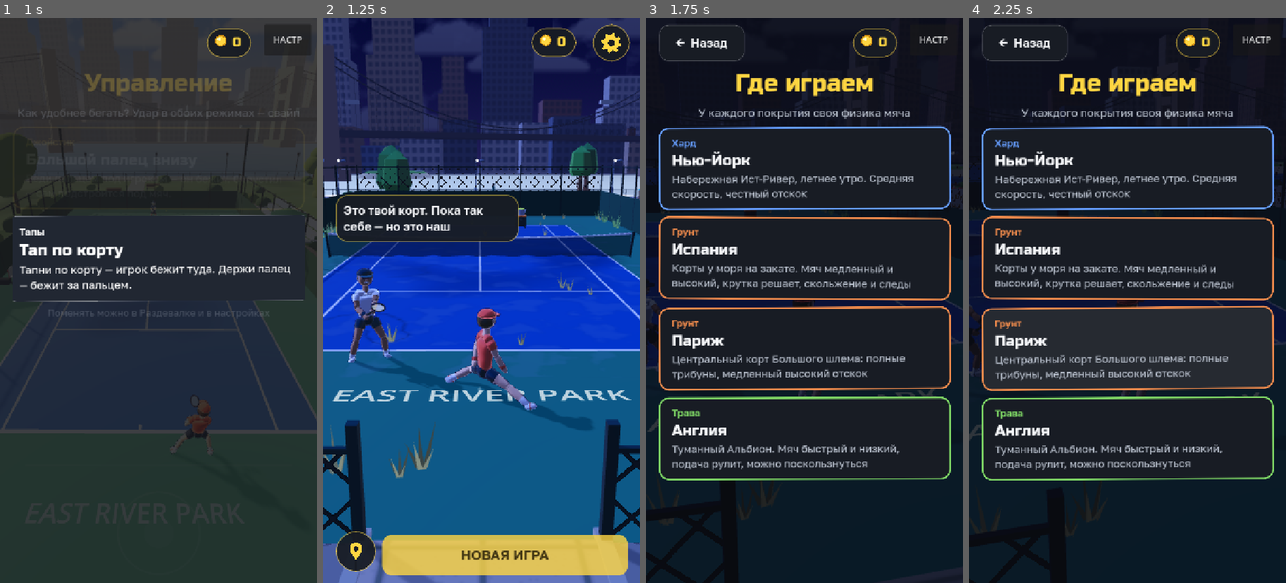
Above: before the commit, frames 1-4 (left to right).
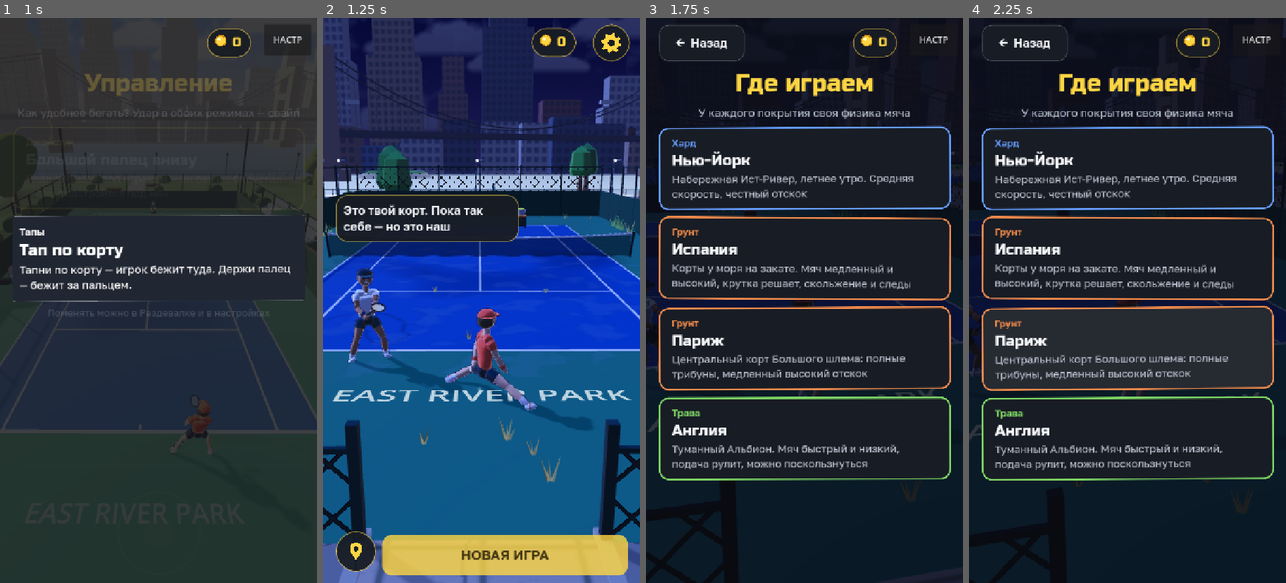
Above: after the commit, the same moments.

Repository: raqavifeb155-lgtm/tennisisi
Game: Godot game, scene res://scenes/main.tscn
Two runs of this game, one before a commit and one after it. Both use one fixed random seed, a clock stepped at 60 frames per second and the inputs below.
Inputs (mouse positions are in pixels of both pictures, inside the frame that each line leads up to):
- Up to frame 1 (1 s): move the mouse to (228, 272) at 0.52 s; hold D from 0.53 s (still down); click (228, 272) at 0.67 s
- Up to frame 2 (1.25 s): keep holding D
- Up to frame 3 (1.75 s): release D at 1.25 s; click "НОВАЯ ИГРА" at 1.25 s
- Up to frame 4 (2.25 s): drag from (1064, 328) to (1111, 413) at 2.02 s

Frame 1 is identical in both runs. In frame 2, 1.1% of the frame differs, in the area x 0-99%, y 34-100%; in frame 3, less than 0.1%; in frame 4, less than 0.1%.

Commit message:
H: boarded rooms views, Low splits of islands and lawn patches, camera keeps north when leaving a framing
Co-Authored-By: Claude Sonnet 5.5 <noreply@anthropic.com>

Diff:
--- a/scripts/club/club_camera.gd
+++ b/scripts/club/club_camera.gd
@@ -99,6 +99,7 @@
 
 ## Holds a framing (a room) - eased over `t` seconds.
 func frame(pos: Vector3, look: Vector3, t := 0.4) -> void:
+	yaw = 0.0   # every framing looks north: leaving one starts from there and swings behind the hero as he walks
 	_frame_pos = pos
 	_frame_look = look
 	_glide(pos, look, t)
@@ -110,7 +111,6 @@
 		return
 	_frame_pos = Vector3.INF
 	if target != null:
-		yaw = target.rotation.y
 		_back = _clear_back(target.global_position)
 		_glide(_follow_pos(), _follow_look(), t)
 
--- a/scripts/club/world/club_backdrop.gd
+++ b/scripts/club/world/club_backdrop.gd
@@ -13,6 +13,7 @@
 var _skyline: Array[MultiMeshInstance3D] = []
 var _forest: Array[MultiMeshInstance3D] = []
 var _islands: MeshInstance3D
+var _islands_far: MeshInstance3D   # the two farther islands: High only
 
 
 func _ready() -> void:
@@ -25,6 +26,7 @@
 
 func refresh(high: bool) -> void:
 	# Low keeps every second tree of the forest: the instance count is the budget.
+	_islands_far.visible = high
 	for mmi in _forest:
 		mmi.multimesh.visible_instance_count = mmi.multimesh.instance_count if high else mmi.multimesh.instance_count / 2
 
@@ -92,9 +94,12 @@
 
 ## A few islands in the river, each a mound with trees and a rock.
 func _build_islands(rng: RandomNumberGenerator) -> void:
-	var s := ClubShapes.new()
+	var near := ClubShapes.new()
+	var far := ClubShapes.new()
 	var spots := [Vector3(-64.0, 0.0, -96.0), Vector3(58.0, 0.0, -104.0), Vector3(-26.0, 0.0, -150.0), Vector3(96.0, 0.0, -140.0)]
-	for c in spots:
+	for i in spots.size():
+		var s: ClubShapes = near if i < 2 else far
+		var c: Vector3 = spots[i]
 		var r: float = rng.randf_range(10.0, 17.0)
 		s.cyl(r * 0.8, r * 1.05, 2.2, Vector3(c.x, WATER_Y + 0.4, c.z), Color("c9b98d"), 10)               # sand under
 		s.cyl(r * 0.72, r * 0.8, 0.5, Vector3(c.x, WATER_Y + 1.7, c.z), Color("668f3b"), 10)               # grass top
@@ -109,12 +114,18 @@
 			else:
 				s.ball(h * 0.3, p + Vector3(0, h * 0.62, 0), ClubShapes.LEAF[k % 4], Vector3(1, 0.9, 1), 6, 4)
 		s.ball(1.6, Vector3(c.x + r * 0.6, WATER_Y + 1.5, c.z + 1.0), ClubShapes.STONE, Vector3(1, 0.6, 0.9), 5, 3)
-	_islands = MeshInstance3D.new()
-	_islands.name = "islands"
-	_islands.mesh = s.build()
-	_islands.material_override = ClubScenery.prop_material()
-	_islands.cast_shadow = GeometryInstance3D.SHADOW_CASTING_SETTING_OFF
-	add_child(_islands)
+	_islands = _island_node("islands", near)
+	_islands_far = _island_node("islands_far", far)
+
+
+func _island_node(node_name: String, s: ClubShapes) -> MeshInstance3D:
+	var mi := MeshInstance3D.new()
+	mi.name = node_name
+	mi.mesh = s.build()
+	mi.material_override = ClubScenery.prop_material()
+	mi.cast_shadow = GeometryInstance3D.SHADOW_CASTING_SETTING_OFF
+	add_child(mi)
+	return mi
 
 
 func _mm(mesh: Mesh, mat: Material, xf: Array[Transform3D], cols: Array[Color]) -> MultiMeshInstance3D:
--- a/scripts/club/world/club_layout.gd
+++ b/scripts/club/world/club_layout.gd
@@ -37,6 +37,7 @@
 	_park(p)
 	_promenade(p)
 	_paths(p)
+	_kiosks(p)
 	_street(p)
 	_ruin(p)
 	_tidy(p)
@@ -217,6 +218,35 @@
 		put(p, "bush", x2, SHORE + 5.0, _r(0, TAU), _r(1.0, 1.4))
 
 
+## Two snack kiosks with a parasol and a couple of tables each.
+static func _kiosks(p: ClubProps) -> void:
+	for spec in [[Vector3(-30.0, 0.0, -38.6), Vector2(-30.0, -50.0)], [Vector3(30.0, 0.0, -17.0), Vector2(10.0, -17.0)]]:
+		var c: Vector3 = spec[0]
+		var look: Vector2 = spec[1]
+		var yaw := yaw_to(Vector2(c.x, c.z), look)
+		var k := put(p, "kiosk", c.x, c.z, yaw)
+		k.solid = 1.5
+		k.far = true
+		var fwd := Vector2(-sin(yaw), -cos(yaw))
+		var side := Vector2(fwd.y, -fwd.x)
+		var base := Vector2(c.x, c.z) + fwd * 3.4
+		for sgn: float in [-1.0, 1.0]:
+			var q := base + side * sgn * 2.6
+			var t := put(p, "bar_table", q.x, q.y, 0.0, 1.1)
+			t.high = true
+			t.solid = 0.55
+			for a in 2:
+				var ca: float = a * PI + 0.8
+				var cq := q + Vector2(cos(ca), sin(ca)) * 0.9
+				var ch := put(p, "bar_chair", cq.x, cq.y, yaw_to(cq, q), 1.0)
+				ch.high = true
+		var pa := put(p, "parasol", base.x, base.y, 0.0, 1.0)
+		pa.far = true
+		pa.high = true
+		pa.solid = 0.2
+		_bin(p, c.x + side.x * 2.2 + fwd.x * 1.2, c.z + side.y * 2.2 + fwd.y * 1.2)
+
+
 static func _paths(p: ClubProps) -> void:
 	# lamps and benches along the paths (the court's own lamps are level 2 of the court)
 	for lz in [22.0, 35.5]:
@@ -342,12 +372,12 @@
 		t.need = 1 if k % 2 == 0 else 2
 		t.high = k % 3 != 0
 	for k in 14:
-		var t := p.at("tuft_dry", Vector3(_r(-HX + 1.0, HX - 1.0), 0.03, _r(-HZ + 0.8, -HZ + 2.2) if k % 2 == 0 else _r(HZ - 2.2, HZ - 0.8)), _r(0, TAU), _r(0.7, 1.2))
+		var t := p.at("tuft_dry", Vector3(_r(-HX + 1.0, HX - 1.0), 0.03, _r(-HZ + 0.8, -HZ + 2.2) if k % 2 == 0 else _r(HZ - 2.2, HZ - 0.8)), _r(0, TAU), _r(0.5, 0.9))
 		t.owner = "court"
 		t.need = 1
 	# crack weeds on the court's baselines and service lines
 	for k in 10:
-		var t := p.at("tuft_dry", Vector3(_r(-4.0, 4.0), 0.04, [-Court.SERVICE_LINE, Court.SERVICE_LINE, -Court.HALF_LENGTH + 0.3, Court.HALF_LENGTH - 0.3][k % 4] + _r(-0.6, 0.6)), _r(0, TAU), _r(0.5, 0.9))
+		var t := p.at("tuft_dry", Vector3(_r(-4.0, 4.0), 0.04, [-Court.SERVICE_LINE, Court.SERVICE_LINE, -Court.HALF_LENGTH + 0.3, Court.HALF_LENGTH - 0.3][k % 4] + _r(-0.6, 0.6)), _r(0, TAU), _r(0.3, 0.6))
 		t.owner = "court"
 		t.need = 1
 	# The gate: rubbish heaped by the wall, a dumped sofa, a tipped dumpster.
--- a/scripts/club/world/club_scenery.gd
+++ b/scripts/club/world/club_scenery.gd
@@ -99,6 +99,7 @@
 	daytime.name = "daytime"
 	add_child(daytime)
 	ClubPack.request(self)
+	_build_signs()
 	_refresh(true)
 
 
@@ -355,3 +356,25 @@
 		else:
 			continue
 		g.visibility_range_end_margin = 6.0
+
+
+## Shop signs on the facades across the street, readable from the gate.
+func _build_signs() -> void:
+	var specs := [["КАФЕ", -26.0, 4.2, Color("ffe27a")], ["SPORT", 3.0, 5.0, Color("ffffff")], ["ТЕННИС", 24.0, 4.4, Color("ffd642")], ["ОПТИКА", -52.0, 4.0, Color("ffffff")]]
+	for sp in specs:
+		var l := Label3D.new()
+		l.name = "sign_" + String(sp[0])
+		l.text = sp[0]
+		l.font = UiTheme.display()
+		l.font_size = 72
+		l.pixel_size = 0.014
+		l.modulate = sp[3]
+		l.outline_size = 14
+		l.outline_modulate = Color(0.16, 0.1, 0.08)
+		l.shaded = false
+		l.double_sided = false
+		l.cast_shadow = GeometryInstance3D.SHADOW_CASTING_SETTING_OFF
+		l.position = Vector3(sp[1], sp[2], 61.4)
+		l.rotation.y = PI    # the street's far side faces the gate (north)
+		l.visibility_range_end = 70.0
+		add_child(l)
--- a/scripts/club/world/club_shapes.gd
+++ b/scripts/club/world/club_shapes.gd
@@ -256,6 +256,19 @@
 			s.box(Vector3(2.0, 0.06, 0.05), Vector3(0, h * 0.4, 0), WOOD)
 			for x in [-0.95, 0.95]:
 				s.box(Vector3(0.08, h, 0.08), Vector3(x, h * 0.5, 0), TRUNK)
+		"kiosk":
+			# a snack kiosk, its window and striped awning toward -z
+			var body := Color("3fb8af")
+			s.box(Vector3(2.7, 2.1, 1.9), Vector3(0, 1.05, 0), body)
+			s.box(Vector3(2.9, 0.18, 2.1), Vector3(0, 2.2, 0), Color("f2f0ea"))
+			s.box(Vector3(1.9, 0.9, 0.06), Vector3(0, 1.45, -0.97), Color("29392f"))
+			s.box(Vector3(2.1, 0.08, 0.5), Vector3(0, 0.98, -1.2), Color("c08a55"))
+			for k in 6:
+				var c := Color("d9473b") if k % 2 == 0 else Color("f5f5f5")
+				s.box(Vector3(0.48, 0.07, 1.25), Vector3(-1.2 + k * 0.48, 2.0, -1.45), c, 0.0, Vector3(0.38, 0, 0))
+			s.ball(0.28, Vector3(0.0, 2.65, 0.0), Color("ffe27a"), Vector3.ONE, 6, 4)
+			s.cyl(0.0, 0.2, 0.55, Vector3(0.0, 2.35, 0.0), Color("c9a56b"), 6, Vector3(PI, 0, 0))
+			s.box(Vector3(0.7, 0.5, 0.06), Vector3(-0.8, 1.55, -0.98), Color("ede3cc"))
 		"dirt":
 			s.flat(Vector2(1.0, 0.8), Vector3(0, 0.03, 0), Color("8a6a46"), 9)
 			s.flat(Vector2(0.62, 0.5), Vector3(0.1, 0.04, 0.05), Color("7a5a3c"), 7, 0.5)
--- a/scripts/club/world/club_terrain.gd
+++ b/scripts/club/world/club_terrain.gd
@@ -11,6 +11,7 @@
 
 var _base: MeshInstance3D       # kerbs, pavement, road
 var _detail: MeshInstance3D     # road markings, joints: High only
+var _extra: MeshInstance3D      # every second lawn patch: High only
 
 
 func _ready() -> void:
@@ -18,13 +19,20 @@
 	var s := ClubShapes.new()
 	_kerbs(s)
 	_street(s)
-	_lawn_patches(s)
+	var hi := ClubShapes.new()
+	_lawn_patches(s, hi)
 	_base = MeshInstance3D.new()
 	_base.name = "ground"
 	_base.mesh = s.build()
 	_base.material_override = ClubScenery.prop_material()
 	_base.cast_shadow = GeometryInstance3D.SHADOW_CASTING_SETTING_OFF
 	add_child(_base)
+	_extra = MeshInstance3D.new()
+	_extra.name = "patches"
+	_extra.mesh = hi.build()
+	_extra.material_override = ClubScenery.prop_material()
+	_extra.cast_shadow = GeometryInstance3D.SHADOW_CASTING_SETTING_OFF
+	add_child(_extra)
 	var d := ClubShapes.new()
 	_markings(d)
 	_detail = MeshInstance3D.new()
@@ -38,6 +46,7 @@
 func refresh(_level_of: Callable, high: bool) -> void:
 	if _detail:
 		_detail.visible = high
+		_extra.visible = high
 
 
 ## The club's paving gets its slabs: the world's flat paving colour is replaced by a
@@ -67,6 +76,16 @@
 					elif rng.randf() < 0.05:
 						c = base.darkened(0.06)
 					img.set_pixel(sx * slab + x, sy * slab + y, c)
+	# cracks: a few dark wandering lines across the slabs
+	for k in 5:
+		var q := Vector2(rng.randf_range(0, n), rng.randf_range(0, n))
+		var a := rng.randf_range(0.0, TAU)
+		for step in rng.randi_range(14, 40):
+			a += rng.randf_range(-0.22, 0.22)
+			q += Vector2.from_angle(a)
+			var xi := posmod(int(q.x), n)
+			var yi := posmod(int(q.y), n)
+			img.set_pixel(xi, yi, img.get_pixel(xi, yi).darkened(0.32))
 	img.generate_mipmaps()
 	mat.albedo_texture = ImageTexture.create_from_image(img)
 	mat.uv1_scale = Vector3(1.0 / 4.0, 1.0 / 4.0, 1.0 / 4.0)   # 4 slabs per texture, 1 m a slab
@@ -112,7 +131,7 @@
 ## The lawn is one big colour: lighter and darker patches (mown stripes of a park nobody
 ## has mown for a while) and a few bare, yellowed ones break it up. Flat fans, a few
 ## hundred triangles in all.
-func _lawn_patches(s: ClubShapes) -> void:
+func _lawn_patches(s: ClubShapes, hi: ClubShapes) -> void:
 	var rng := RandomNumberGenerator.new()
 	rng.seed = 31
 	var tones := [Color("7ea14c"), Color("5f8a3a"), Color("8aa84f"), Color("6c9640"), Color("a3a653"), Color("55803a")]
@@ -125,5 +144,5 @@
 			continue
 		var r := rng.randf_range(1.8, 5.0)
 		var tone: Color = tones[rng.randi() % tones.size()]
-		s.flat(Vector2(r, r * rng.randf_range(0.5, 0.9)), Vector3(q.x, ClubLayout.LAWN + 0.02 + n * 0.0003, q.y), tone, 7, rng.randf_range(0.0, PI))
+		(s if n % 2 == 0 else hi).flat(Vector2(r, r * rng.randf_range(0.5, 0.9)), Vector3(q.x, ClubLayout.LAWN + 0.02 + n * 0.0003, q.y), tone, 7, rng.randf_range(0.0, PI))
 		n += 1
--- a/tools/club_shots.gd
+++ b/tools/club_shots.gd
@@ -284,20 +284,29 @@
 	SaveData.club = {"met_coach": true, "walk_hint": true}
 	main.club._refresh()
 	main.club.hud.say("", 0.0)
+	# [name, where the hero stands, which way he looks, runs played]
 	var list := [
-		["v01_gate_south", Vector3(0, 0, 25), PI],
-		["v02_court_east", Vector3(-9.5, 0, 22), -PI * 0.5],
-		["v03_promenade", Vector3(-6, 0, -36), 0.0],
-		["v04_west_arena", Vector3(-8, 0, 3), PI * 0.5],
-		["v05_east_bar", Vector3(10, 0, -24), -PI * 0.5],
-		["v06_gate_path", Vector3(0, 0, 38), 0.0],
-		["v07_trophy", Vector3(-14, 0, -12), 0.0],
-		["v08_east_lawn", Vector3(24, 0, 12), -PI * 0.5],
-		["v09_west_south", Vector3(-26, 0, 30), PI],
-		["v10_shop", Vector3(16, 0, 8), -PI * 0.5],
+		["v01_gate_south", Vector3(0, 0, 25), PI, 1],
+		["v02_court_east", Vector3(-9.5, 0, 22), -PI * 0.5, 1],
+		["v03_promenade", Vector3(-6, 0, -36), 0.0, 1],
+		["v04_west_arena", Vector3(-8, 0, 3), PI * 0.5, 1],
+		["v05_east_bar", Vector3(10, 0, -24), -PI * 0.5, 1],
+		["v06_gate_path", Vector3(0, 0, 38), 0.0, 1],
+		["v07_trophy", Vector3(-14, 0, -12), 0.0, 1],
+		["v08_east_lawn", Vector3(24, 0, 12), -PI * 0.5, 1],
+		["v09_west_south", Vector3(-26, 0, 30), PI, 1],
+		["v10_shop", Vector3(16, 0, 8), -PI * 0.5, 1],
+		["v11_boarded_locker", Vector3(-14, 0, 36), 0.0, 0],
+		["v12_boarded_shop", Vector3(22, 0, 10), 0.0, 0],
+		["v13_arena_yard", Vector3(-20, 0, 8), PI * 0.5, 0],
+		["v14_gate_junk", Vector3(-6, 0, 33), PI, 0],
+		["v15_court_gate", Vector3(0, 0, 21), 0.0, 0],
 	]
 	for v in list:
 		var p: Athlete = main.player
+		SaveData.played = v[3]
+		SaveData.titles = v[3]
+		main.club._refresh()
 		p.position = v[1]
 		p.rotation.y = v[2]
 		p.velocity = Vector3.ZERO
